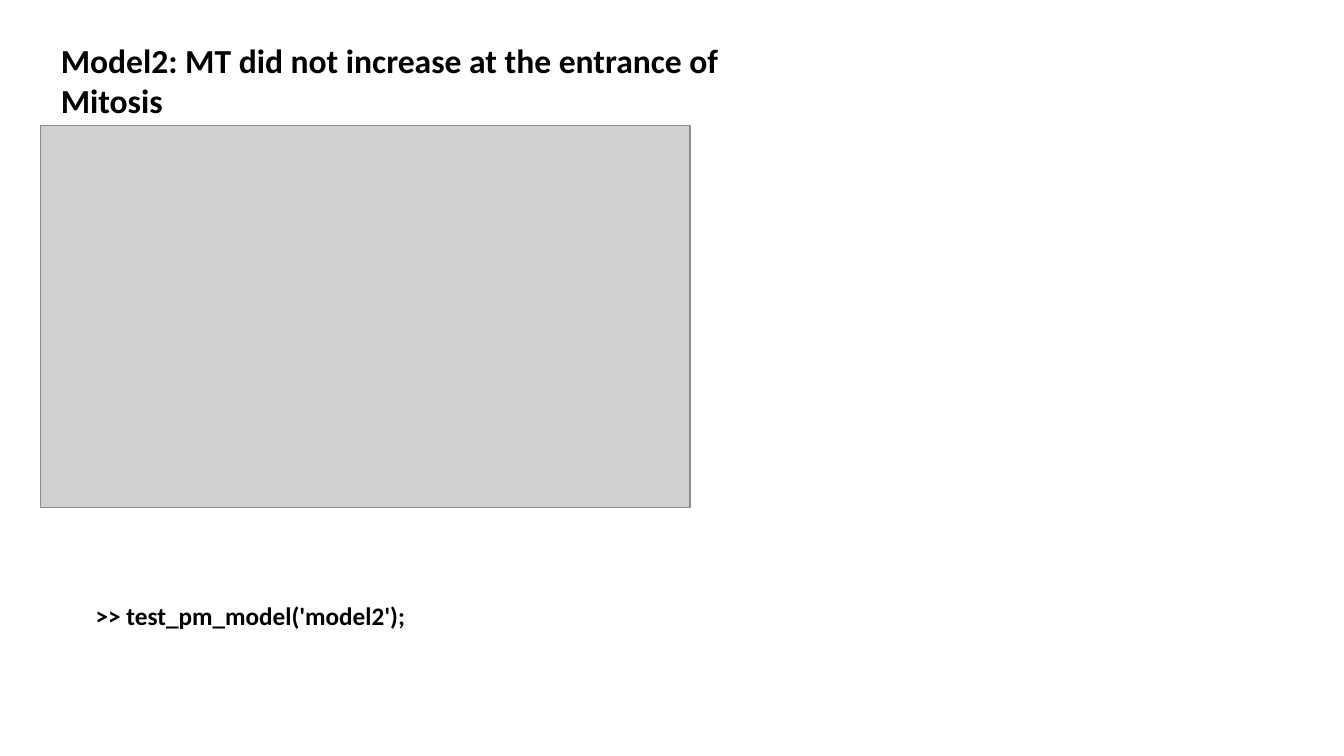
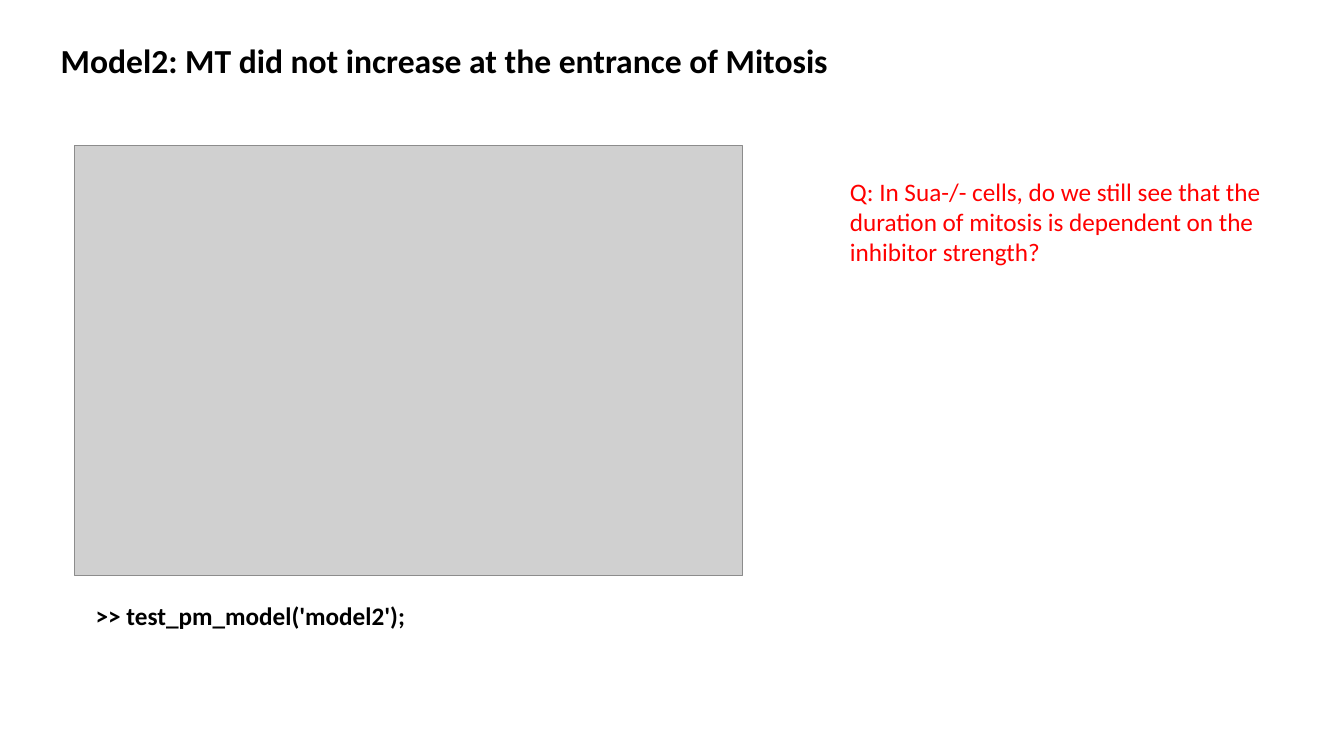
Before and after one commit to lu6007/fluocell, a slide deck: slide 9 of app/model/result_0211_2017.pptx (slide 8 before the commit). Drawn at 1344x756 pixels with LibreOffice and Linux fonts; fonts in the diff are those of the drawing; grey boxes stand for pictures. Boxes give left, top, right and bottom in pixels: in the first picture for what was removed or moved away, otherwise in the second. Text is boxed around its words. In the diff, an @@ line names an element or a change of style, - is before the commit and + after.

Commit message:
Updated the model and results based on literature.

```diff
--- a/app/model/result_0211_2017.pptx
+++ b/app/model/result_0211_2017.pptx
@@ text "Model2: MT did not increase ..." rewrapped from (61, 49, 718, 114) to (61, 49, 828, 74) @@
@@ picture: place and size @@
-picture at (40, 125, 691, 507)
+picture at (75, 146, 743, 576)
@@ text added at (850, 183, 1260, 266), 18 pt, text #FF0000 @@
+Q: In Sua-/- cells, do we still see that the duration of mitosis is dependent on the inhibitor strength?
```
Also in this commit, not shown: 6 other slides changed, 1 slide added, 1 slide removed, 4 other files.
